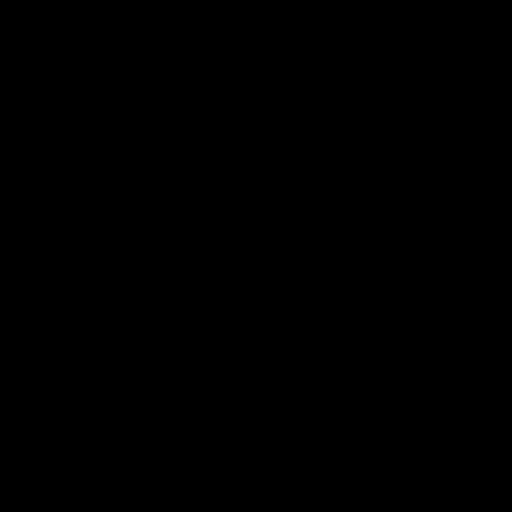
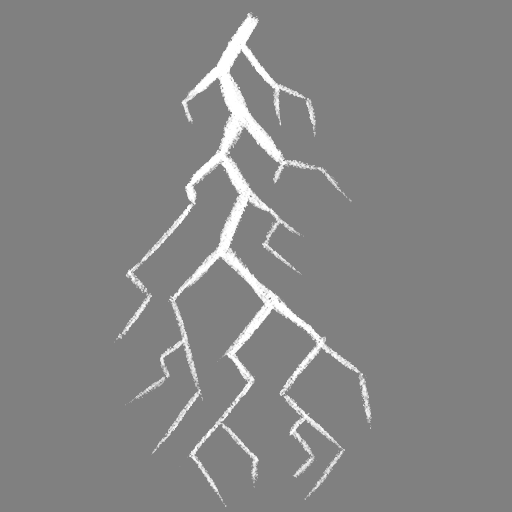
Layers edited between the first and the second 512×512 image:
added layer "lightning" above "Layer 2" over bbox(114, 12, 372, 507)
renamed "Layer 1" to "tree", hid it, painted on it over bbox(57, 6, 439, 512)
hid "Background" over bbox(0, 0, 512, 512)
